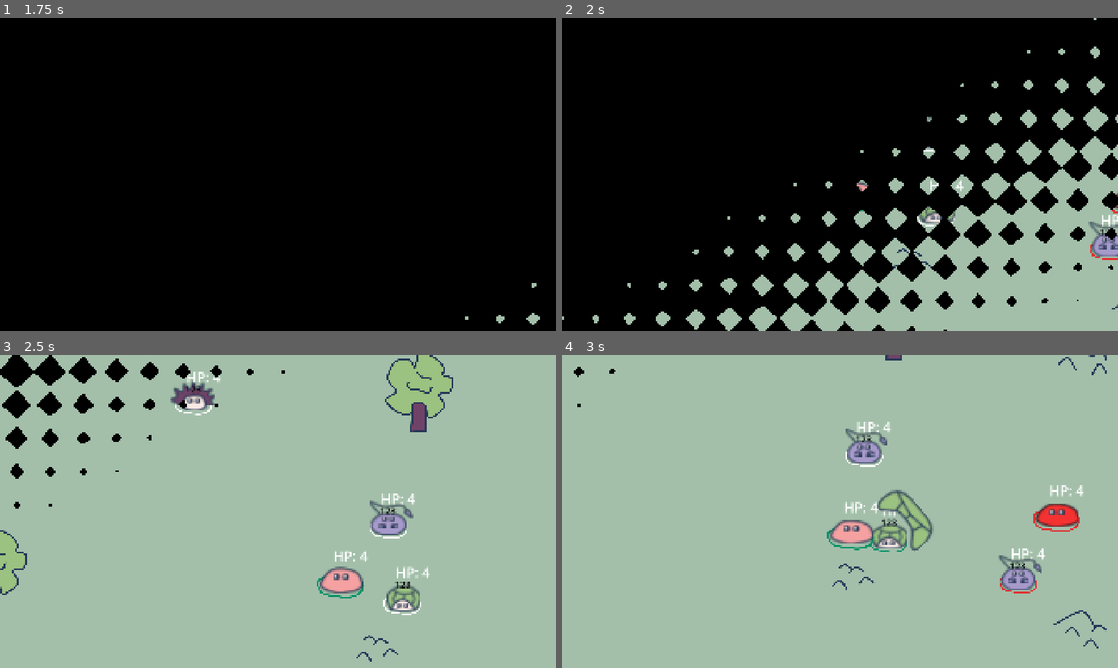
Above: before the commit, frames 1-4 (two rows, left to right).
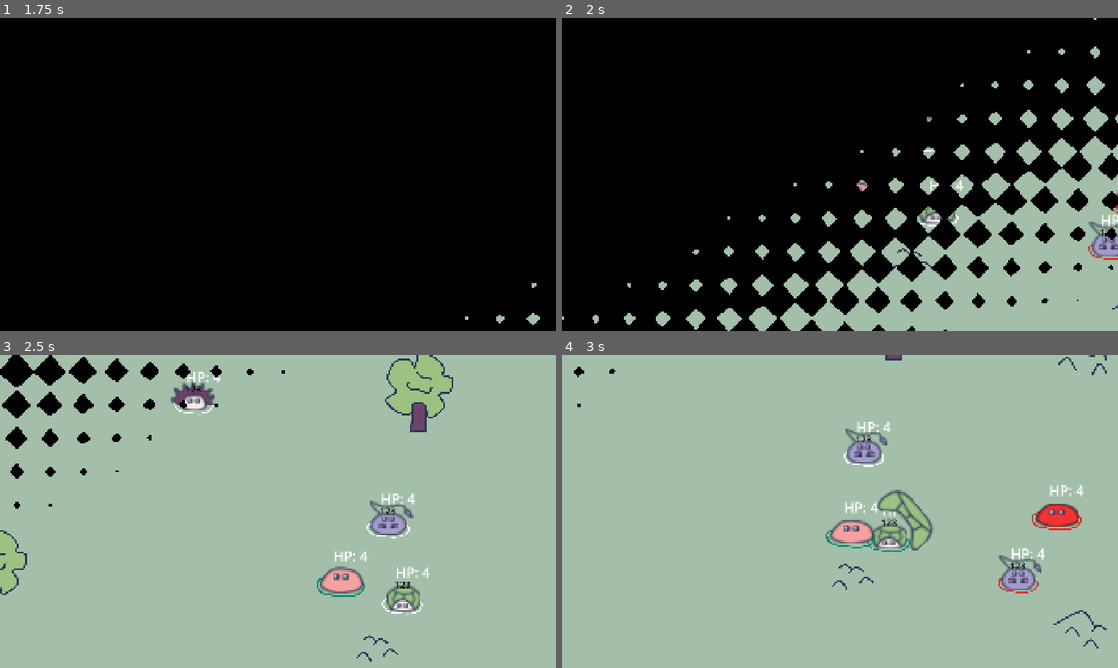
Above: after the commit, the same moments.

Repository: rinevard/SwarmSurge
Game: Godot game, scene res://scenes/main.tscn
Two runs of this game, one before a commit and one after it. Both use one fixed random seed, a clock stepped at 60 frames per second and the inputs below. Sound files missing from this copy of the repository are replaced by a short silence.
Inputs:
- Up to frame 1 (1.75 s): click "Start" at 0.5 s; click "Start" at 1.25 s
- Up to frame 2 (2 s): no input
- Up to frame 3 (2.5 s): hold D (right) from 2.03 s (still down)
- Up to frame 4 (3 s): release D (right) at 2.78 s; hold S (down) from 2.78 s (still down)

Frame 1 is identical in both runs. In frame 2, less than 0.1% of the frame differs, in the area x 53-100%, y 42-78%; in frame 3, 0.2%; in frame 4, 0.3%, in the area x 47-94%, y 30-77%.

Commit message:
给脚底的圆圈加入动画

Diff:
--- a/scenes/creatures/enemy_master.tscn
+++ b/scenes/creatures/enemy_master.tscn
@@ -13,6 +13,45 @@
 [sub_resource type="CapsuleShape2D" id="CapsuleShape2D_enc81"]
 radius = 36.0
 height = 136.0
+
+[sub_resource type="Animation" id="Animation_lhcut"]
+length = 0.001
+tracks/0/type = "value"
+tracks/0/imported = false
+tracks/0/enabled = true
+tracks/0/path = NodePath("Sprites/Body:scale")
+tracks/0/interp = 1
+tracks/0/loop_wrap = true
+tracks/0/keys = {
+"times": PackedFloat32Array(0),
+"transitions": PackedFloat32Array(1),
+"update": 0,
+"values": [Vector2(1, 1)]
+}
+tracks/1/type = "value"
+tracks/1/imported = false
+tracks/1/enabled = true
+tracks/1/path = NodePath("Sprites/Eyes:position")
+tracks/1/interp = 1
+tracks/1/loop_wrap = true
+tracks/1/keys = {
+"times": PackedFloat32Array(0),
+"transitions": PackedFloat32Array(1),
+"update": 0,
+"values": [Vector2(0, -20)]
+}
+tracks/2/type = "value"
+tracks/2/imported = false
+tracks/2/enabled = true
+tracks/2/path = NodePath("GroupCircle:scale")
+tracks/2/interp = 1
+tracks/2/loop_wrap = true
+tracks/2/keys = {
+"times": PackedFloat32Array(0),
+"transitions": PackedFloat32Array(1),
+"update": 0,
+"values": [Vector2(0.5, 0.5)]
+}
 
 [sub_resource type="Animation" id="Animation_enc81"]
 resource_name = "normal"
@@ -42,32 +81,17 @@
 "update": 0,
 "values": [Vector2(0, -22), Vector2(0, -18)]
 }
-
-[sub_resource type="Animation" id="Animation_lhcut"]
-length = 0.001
-tracks/0/type = "value"
-tracks/0/imported = false
-tracks/0/enabled = true
-tracks/0/path = NodePath("Sprites/Body:scale")
-tracks/0/interp = 1
-tracks/0/loop_wrap = true
-tracks/0/keys = {
-"times": PackedFloat32Array(0),
-"transitions": PackedFloat32Array(1),
+tracks/2/type = "value"
+tracks/2/imported = false
+tracks/2/enabled = true
+tracks/2/path = NodePath("GroupCircle:scale")
+tracks/2/interp = 1
+tracks/2/loop_wrap = true
+tracks/2/keys = {
+"times": PackedFloat32Array(0, 0.5),
+"transitions": PackedFloat32Array(1, 1),
 "update": 0,
-"values": [Vector2(1, 1)]
-}
-tracks/1/type = "value"
-tracks/1/imported = false
-tracks/1/enabled = true
-tracks/1/path = NodePath("Sprites/Eyes:position")
-tracks/1/interp = 1
-tracks/1/loop_wrap = true
-tracks/1/keys = {
-"times": PackedFloat32Array(0),
-"transitions": PackedFloat32Array(1),
-"update": 0,
-"values": [Vector2(0, -20)]
+"values": [Vector2(0.5, 0.5), Vector2(0.55, 0.4)]
 }
 
 [sub_resource type="AnimationLibrary" id="AnimationLibrary_lhcut"]
--- a/scenes/creatures/hedgehog.tscn
+++ b/scenes/creatures/hedgehog.tscn
@@ -63,6 +63,18 @@
 "update": 0,
 "values": [Vector2(1, 1)]
 }
+tracks/4/type = "value"
+tracks/4/imported = false
+tracks/4/enabled = true
+tracks/4/path = NodePath("GroupCircle:scale")
+tracks/4/interp = 1
+tracks/4/loop_wrap = true
+tracks/4/keys = {
+"times": PackedFloat32Array(0),
+"transitions": PackedFloat32Array(1),
+"update": 0,
+"values": [Vector2(0.4, 0.4)]
+}
 
 [sub_resource type="Animation" id="Animation_s71yl"]
 resource_name = "normal"
@@ -115,6 +127,18 @@
 "transitions": PackedFloat32Array(1, 1),
 "update": 0,
 "values": [Vector2(1, 1), Vector2(1.1, 0.9)]
+}
+tracks/4/type = "value"
+tracks/4/imported = false
+tracks/4/enabled = true
+tracks/4/path = NodePath("GroupCircle:scale")
+tracks/4/interp = 1
+tracks/4/loop_wrap = true
+tracks/4/keys = {
+"times": PackedFloat32Array(0, 0.5),
+"transitions": PackedFloat32Array(1, 1),
+"update": 0,
+"values": [Vector2(0.4, 0.4), Vector2(0.45, 0.38)]
 }
 
 [sub_resource type="AnimationLibrary" id="AnimationLibrary_10ndf"]
--- a/scenes/creatures/scorpion.tscn
+++ b/scenes/creatures/scorpion.tscn
@@ -98,6 +98,18 @@
 "transitions": PackedFloat32Array(1),
 "update": 0,
 "values": [Vector2(0, -45)]
+}
+tracks/7/type = "value"
+tracks/7/imported = false
+tracks/7/enabled = true
+tracks/7/path = NodePath("GroupCircle:scale")
+tracks/7/interp = 1
+tracks/7/loop_wrap = true
+tracks/7/keys = {
+"times": PackedFloat32Array(0),
+"transitions": PackedFloat32Array(1),
+"update": 0,
+"values": [Vector2(0.4, 0.4)]
 }
 
 [sub_resource type="Animation" id="Animation_3qadu"]
@@ -188,6 +200,18 @@
 "update": 0,
 "values": [Vector2(0, -37.5), Vector2(0, -45)]
 }
+tracks/7/type = "value"
+tracks/7/imported = false
+tracks/7/enabled = true
+tracks/7/path = NodePath("GroupCircle:scale")
+tracks/7/interp = 1
+tracks/7/loop_wrap = true
+tracks/7/keys = {
+"times": PackedFloat32Array(0, 0.5),
+"transitions": PackedFloat32Array(1, 1),
+"update": 0,
+"values": [Vector2(0.48, 0.34), Vector2(0.4, 0.4)]
+}
 
 [sub_resource type="AnimationLibrary" id="AnimationLibrary_atvky"]
 _data = {
--- a/scenes/creatures/swarm_master.tscn
+++ b/scenes/creatures/swarm_master.tscn
@@ -13,6 +13,45 @@
 [sub_resource type="CapsuleShape2D" id="CapsuleShape2D_l84sl"]
 radius = 26.0
 height = 130.0
+
+[sub_resource type="Animation" id="Animation_ydyxm"]
+length = 0.001
+tracks/0/type = "value"
+tracks/0/imported = false
+tracks/0/enabled = true
+tracks/0/path = NodePath("Sprites/Body:scale")
+tracks/0/interp = 1
+tracks/0/loop_wrap = true
+tracks/0/keys = {
+"times": PackedFloat32Array(0),
+"transitions": PackedFloat32Array(1),
+"update": 0,
+"values": [Vector2(1, 1)]
+}
+tracks/1/type = "value"
+tracks/1/imported = false
+tracks/1/enabled = true
+tracks/1/path = NodePath("Sprites/Eyes:position")
+tracks/1/interp = 1
+tracks/1/loop_wrap = true
+tracks/1/keys = {
+"times": PackedFloat32Array(0),
+"transitions": PackedFloat32Array(1),
+"update": 0,
+"values": [Vector2(0, -26)]
+}
+tracks/2/type = "value"
+tracks/2/imported = false
+tracks/2/enabled = true
+tracks/2/path = NodePath("GroupCircle:scale")
+tracks/2/interp = 1
+tracks/2/loop_wrap = true
+tracks/2/keys = {
+"times": PackedFloat32Array(0),
+"transitions": PackedFloat32Array(1),
+"update": 0,
+"values": [Vector2(0.5, 0.5)]
+}
 
 [sub_resource type="Animation" id="Animation_l84sl"]
 resource_name = "normal"
@@ -42,32 +81,17 @@
 "update": 0,
 "values": [Vector2(0, -28), Vector2(0, -22)]
 }
-
-[sub_resource type="Animation" id="Animation_ydyxm"]
-length = 0.001
-tracks/0/type = "value"
-tracks/0/imported = false
-tracks/0/enabled = true
-tracks/0/path = NodePath("Sprites/Body:scale")
-tracks/0/interp = 1
-tracks/0/loop_wrap = true
-tracks/0/keys = {
-"times": PackedFloat32Array(0),
-"transitions": PackedFloat32Array(1),
+tracks/2/type = "value"
+tracks/2/imported = false
+tracks/2/enabled = true
+tracks/2/path = NodePath("GroupCircle:scale")
+tracks/2/interp = 1
+tracks/2/loop_wrap = true
+tracks/2/keys = {
+"times": PackedFloat32Array(0, 0.5),
+"transitions": PackedFloat32Array(1, 1),
 "update": 0,
-"values": [Vector2(1, 1)]
-}
-tracks/1/type = "value"
-tracks/1/imported = false
-tracks/1/enabled = true
-tracks/1/path = NodePath("Sprites/Eyes:position")
-tracks/1/interp = 1
-tracks/1/loop_wrap = true
-tracks/1/keys = {
-"times": PackedFloat32Array(0),
-"transitions": PackedFloat32Array(1),
-"update": 0,
-"values": [Vector2(0, -26)]
+"values": [Vector2(0.5, 0.5), Vector2(0.55, 0.4)]
 }
 
 [sub_resource type="AnimationLibrary" id="AnimationLibrary_ydyxm"]
--- a/scenes/creatures/turtle.tscn
+++ b/scenes/creatures/turtle.tscn
@@ -62,6 +62,18 @@
 "transitions": PackedFloat32Array(1),
 "update": 0,
 "values": [Vector2(-7.5, 75)]
+}
+tracks/4/type = "value"
+tracks/4/imported = false
+tracks/4/enabled = true
+tracks/4/path = NodePath("GroupCircle:scale")
+tracks/4/interp = 1
+tracks/4/loop_wrap = true
+tracks/4/keys = {
+"times": PackedFloat32Array(0),
+"transitions": PackedFloat32Array(1),
+"update": 0,
+"values": [Vector2(0.4, 0.4)]
 }
 
 [sub_resource type="Animation" id="Animation_1y4ad"]
@@ -116,6 +128,18 @@
 "update": 0,
 "values": [Vector2(-7.5, 75), Vector2(-7.5, 65)]
 }
+tracks/4/type = "value"
+tracks/4/imported = false
+tracks/4/enabled = true
+tracks/4/path = NodePath("GroupCircle:scale")
+tracks/4/interp = 1
+tracks/4/loop_wrap = true
+tracks/4/keys = {
+"times": PackedFloat32Array(0, 0.5),
+"transitions": PackedFloat32Array(1, 1),
+"update": 0,
+"values": [Vector2(0.4, 0.4), Vector2(0.48, 0.36)]
+}
 
 [sub_resource type="AnimationLibrary" id="AnimationLibrary_wqdtd"]
 _data = {
